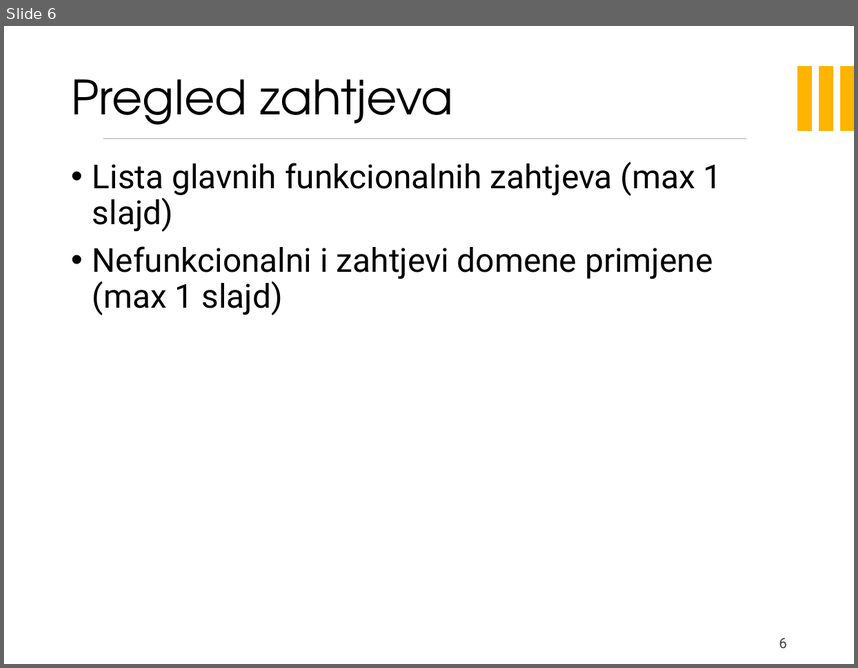
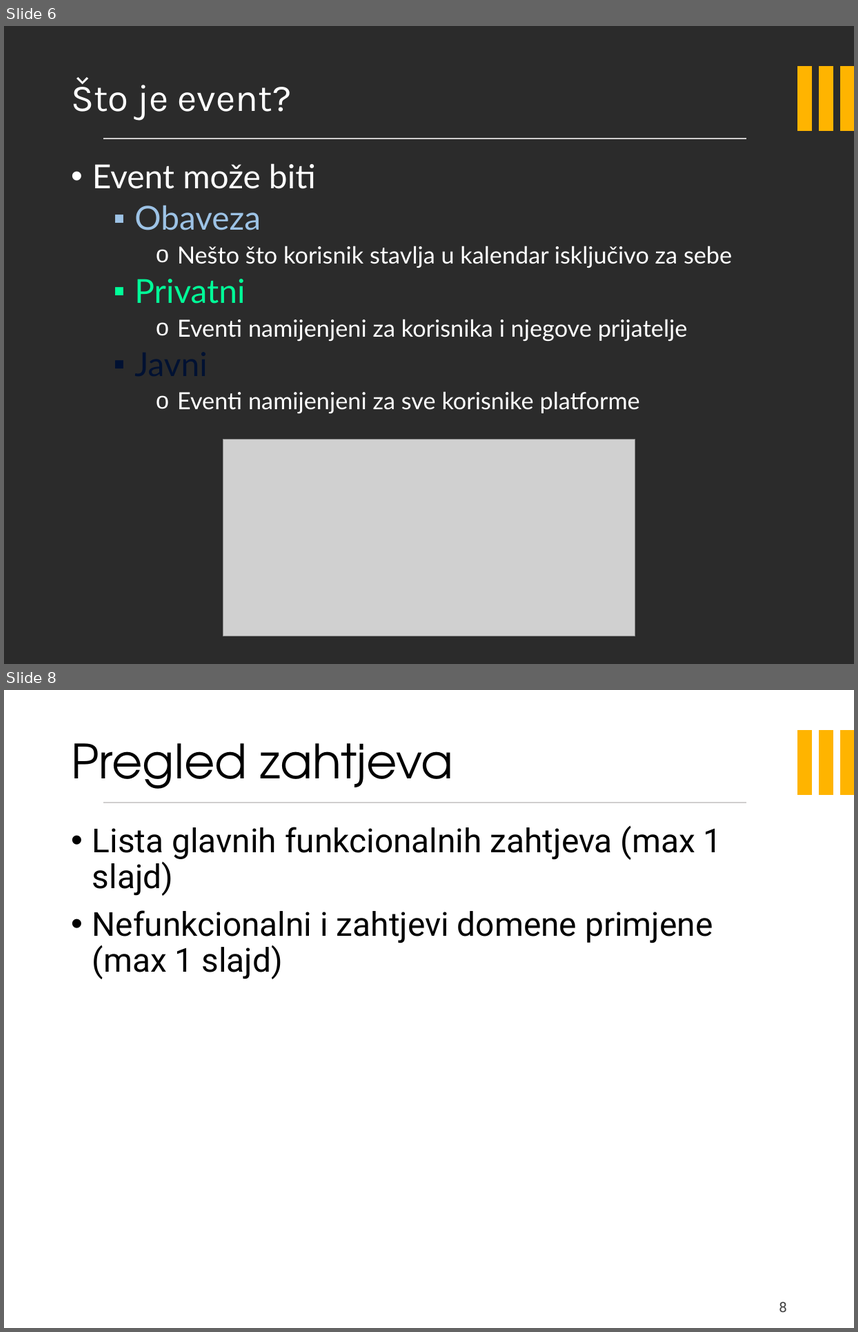
Before and after one commit to velimirkovacic/software_engineering_project, a slide deck: Dokumentacija/Prezentacija/EventkoPreza.pptx. Shown one above the other, each under a label of ours: slide 6 before the commit, slides 6 and 8 after it; the slides between them are not shown. The pictures are 858x668 and 858x1332 pixels, drawn with LibreOffice and Linux fonts; fonts in the diff are those of the drawing; grey boxes stand for pictures; background and template pictures are left out; a plain dark background stands for a picture behind light text. Boxes give left, top, right and bottom in pixels: in the first picture for what was removed or moved away, otherwise in the second. Text is boxed around its words. In the diff, an @@ line names an element or a change of style, - is before the commit and + after.

Commit message:
dodana razrada evenata i korisnik

```diff
--- a/Dokumentacija/Prezentacija/EventkoPreza.pptx
+++ b/Dokumentacija/Prezentacija/EventkoPreza.pptx
@@ slide 6 added at <box>4,26,854,664</box>, background picture (left out); not listed: 4 template elements that a slide beside it also shows @@
@@ title added at <box>71,77,292,120</box>, 32 pt, text #FFFFFF @@
+Što je event?
@@ text added at <box>92,163,732,414</box>, 20 pt, text #FFFFFF @@
+• Event može biti
+  ▪ Obaveza
+    o Nešto što korisnik stavlja u kalendar isključivo za sebe
+  ▪ Privatni
+    o Eventi namijenjeni za korisnika i njegove prijatelje
+  ▪ Javni
+    o Eventi namijenjeni za sve korisnike platforme
@@ picture added at <box>223,439,635,637</box> @@
@@ what was slide 6 is now slide 8 @@
@@ page number at <box>779,1301,787,1312</box>: text changed @@
-6
+8
```
Also in this commit, not shown: 2 slides changed, 3 other slides added, 2 slides removed.
